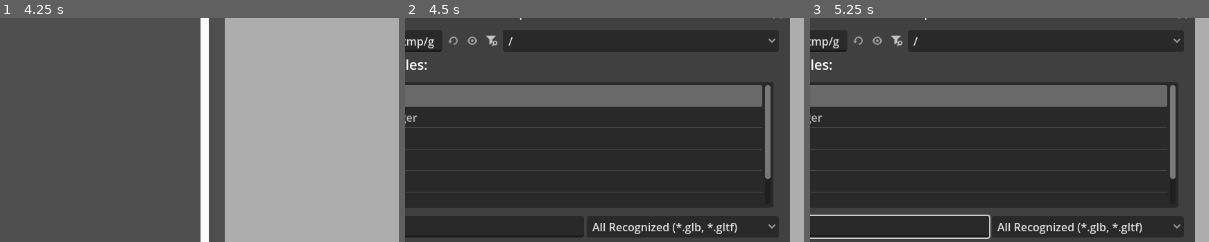
Above: before the commit, frames 1-3 (left to right).
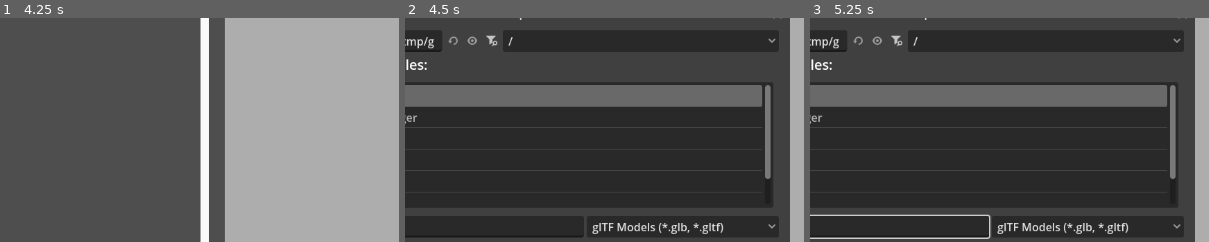
Above: after the commit, the same moments.

Repository: Caaz/FlatPixel
Game: Godot game, scene res://ui/main.tscn
Same seed, same stepped clock (60 frames per second), same inputs: the game is played once before the commit and once after it.
Inputs (mouse positions are % of the whole screen's width and height, from its top left):
- Up to frame 1 (4.25 s): click "Play" at 0.5 s; click "Play" at 1.25 s; click "Select All" at 2 s; click "Deselect All" at 2.75 s; click "Preview Normals" at 3.5 s
- Up to frame 2 (4.5 s): click "Load GLTF" at 4.25 s
- Up to frame 3 (5.25 s): click (42, 67) at 5.02 s; type "12" at 5.1 s
The pictures show only the part of the screen within x 36-86%, y 21-71%; the shares and areas given below are measured in that part.

Frame 1 is identical in both runs. In frame 2, 0.9% of the frame differs, in the area x 46-84%, y 91-97%; in frame 3, 0.9%.

Commit message:
fix mime type on glb picker

Diff:
--- a/ui/panels/model_panel.tscn
+++ b/ui/panels/model_panel.tscn
@@ -18,7 +18,7 @@
 ok_button_text = "Open"
 file_mode = 0
 access = 2
-filters = PackedStringArray("*.glb", "*.gltf")
+filters = PackedStringArray("*.glb, *.gltf;glTF Models")
 use_native_dialog = true
 
 [node name="VBoxContainer" type="VBoxContainer" parent="."]
